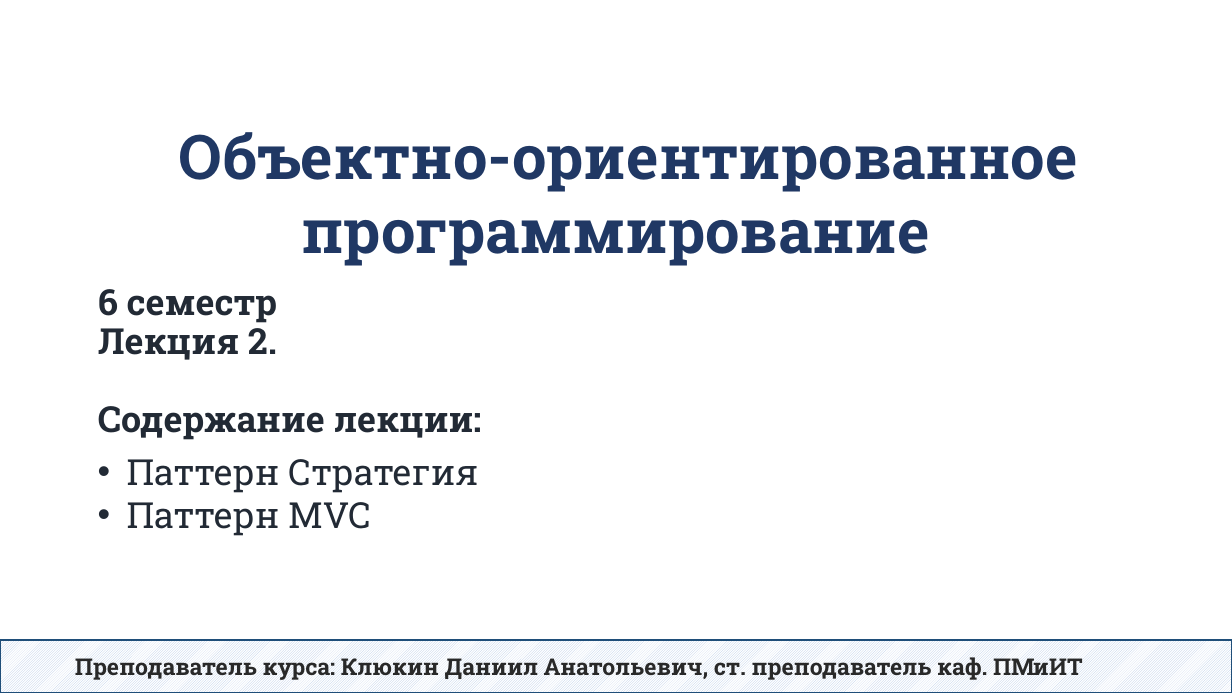
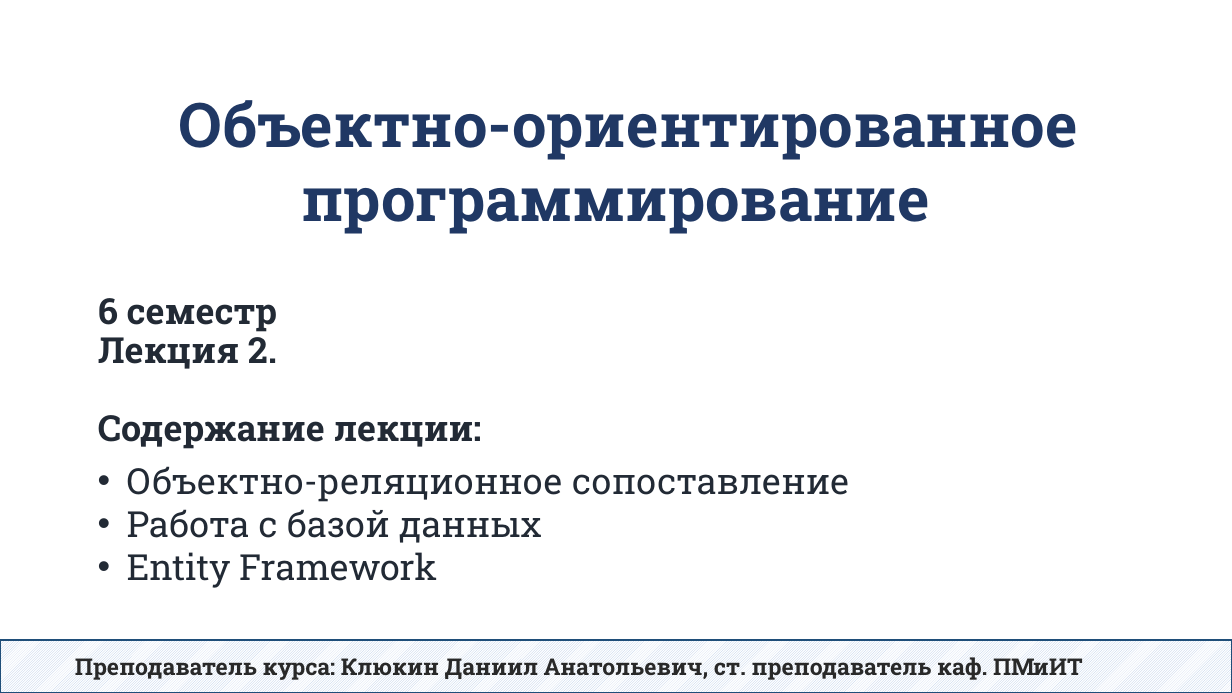
Before and after one commit to DaniilKlyukin/OOP-6, a slide deck: slide 1 of Лекции/ООП 2 лек 2.pptx. Drawn at 1232x693 pixels with LibreOffice and Linux fonts; fonts in the diff are those of the drawing. Boxes give left, top, right and bottom in pixels: in the first picture for what was removed or moved away, otherwise in the second. Text is boxed around its words. In the diff, an @@ line names an element or a change of style, - is before the commit and + after.

```diff
--- a/Лекции/ООП 2 лек 2.pptx
+++ b/Лекции/ООП 2 лек 2.pptx
@@ text "Объектно-ориентированное программирование": place and size @@
-text "Объектно-ориентированное программирование" at box(179, 132, 1078, 266)
+text "Объектно-ориентированное программирование" at box(179, 100, 1078, 234)
@@ title "6 семестр Лекция 2. Содержание ...": place and size @@
-title "6 семестр Лекция 2. Содержание ..." at box(98, 289, 482, 440)
+title "6 семестр Лекция 2. Содержание ..." at box(98, 298, 482, 449)
@@ text at box(127, 466, 850, 588): text changed @@
-• Паттерн Стратегия
-• Паттерн MVC
+• Объектно-реляционное сопоставление
+• Работа с базой данных
+• Entity Framework
```
Also in this commit, not shown: 40 slides added, 31 slides removed, 7 other files.
